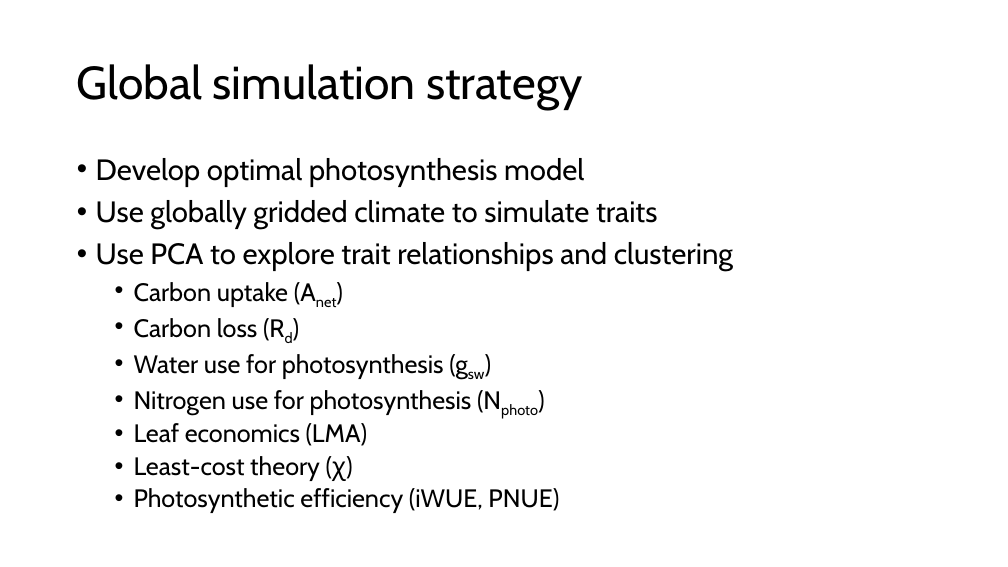
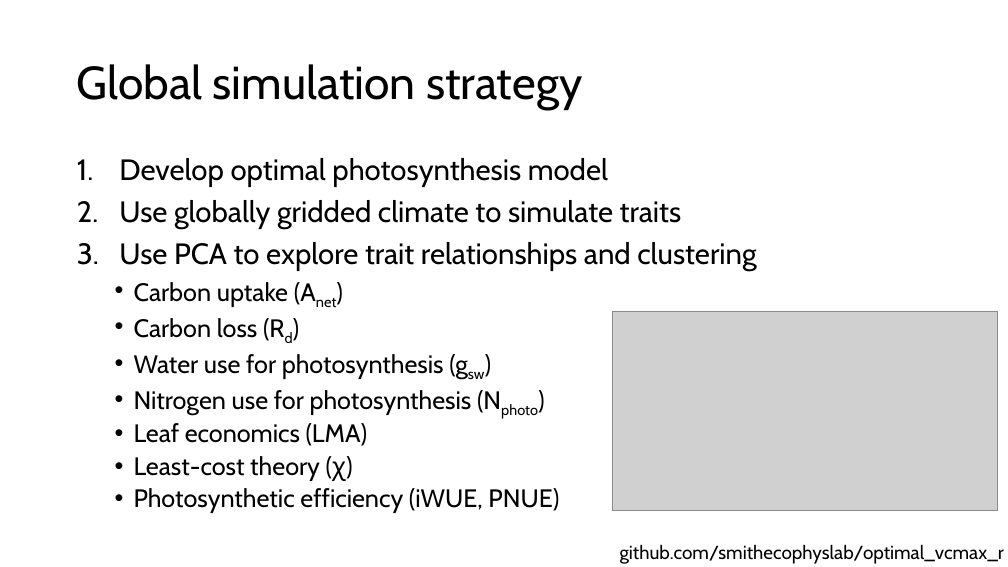
Before and after one commit to SmithEcophysLab/egu_2026, a slide deck: slide 13 of src/egu2026_optphoto_smith.pptx. Drawn at 1008x567 pixels with LibreOffice and Linux fonts; fonts in the diff are those of the drawing; grey boxes stand for pictures. Boxes give left, top, right and bottom in pixels: in the first picture for what was removed or moved away, otherwise in the second. Text is boxed around its words. In the diff, an @@ line names an element or a change of style, - is before the commit and + after.

```diff
--- a/src/egu2026_optphoto_smith.pptx
+++ b/src/egu2026_optphoto_smith.pptx
@@ text at bbox=[119, 158, 756, 271]: bullet • to 1. @@
@@ picture added at bbox=[613, 312, 998, 510] @@
@@ text added at bbox=[620, 544, 1004, 564], 18 pt, text #000000 @@
+github.com/smithecophyslab/optimal_vcmax_r
```
Also in this commit, not shown: 1 other slide changed, 13 slides added, 1 other file.
